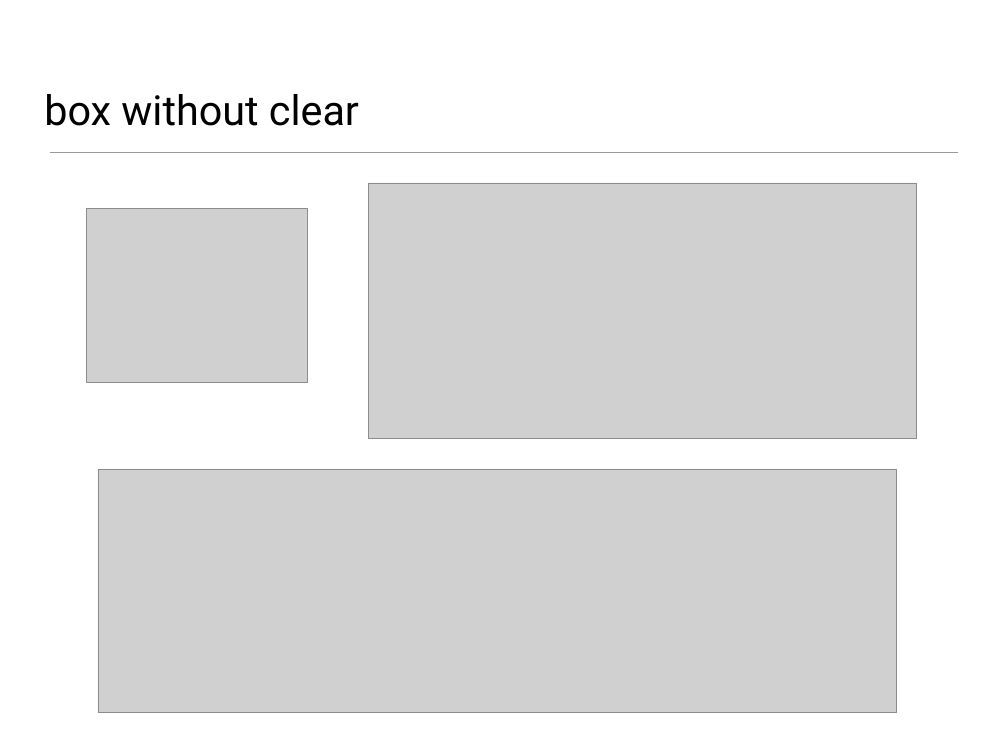
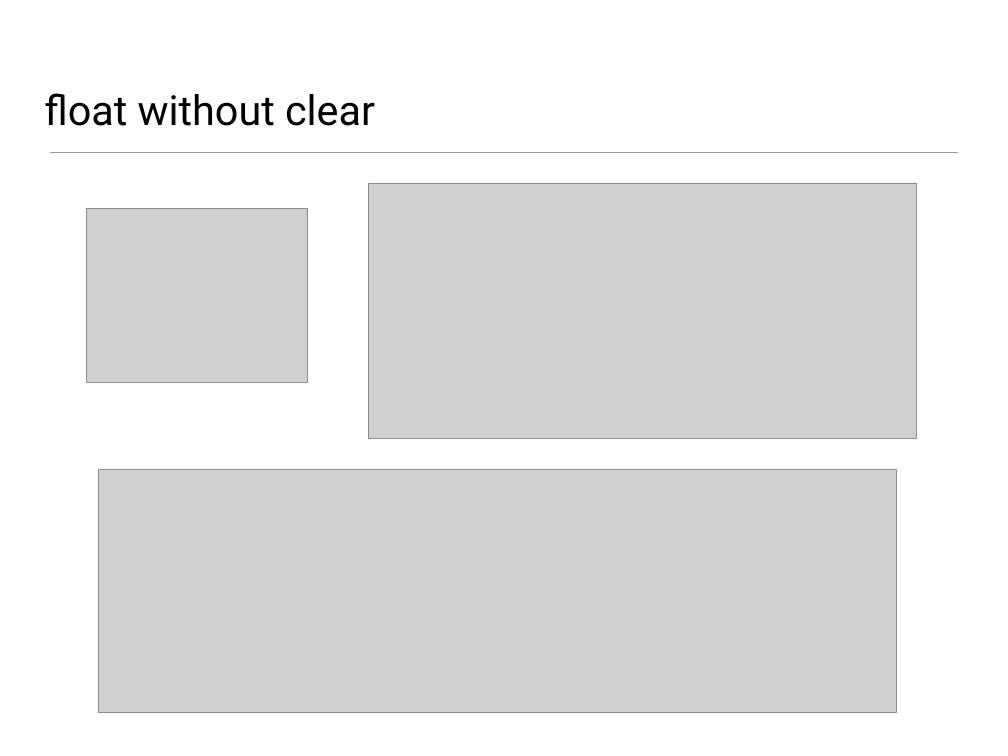
Before and after one commit to wit-web-dev-2015/web-dev-1, a slide deck: slide 19 of topic06/talk-1/a-css-layout-part1.pptx (slide 16 before the commit). Drawn at 1008x756 pixels with LibreOffice and Linux fonts; fonts in the diff are those of the drawing; grey boxes stand for pictures. Boxes give left, top, right and bottom in pixels: in the first picture for what was removed or moved away, otherwise in the second. Text is boxed around its words. In the diff, an @@ line names an element or a change of style, - is before the commit and + after.

```diff
--- a/topic06/talk-1/a-css-layout-part1.pptx
+++ b/topic06/talk-1/a-css-layout-part1.pptx
@@ title at box(44, 93, 375, 126): text changed @@
-box without clear
+float without clear
```
Also in this commit, not shown: 5 other slides changed, 3 slides added, 2 other files.
